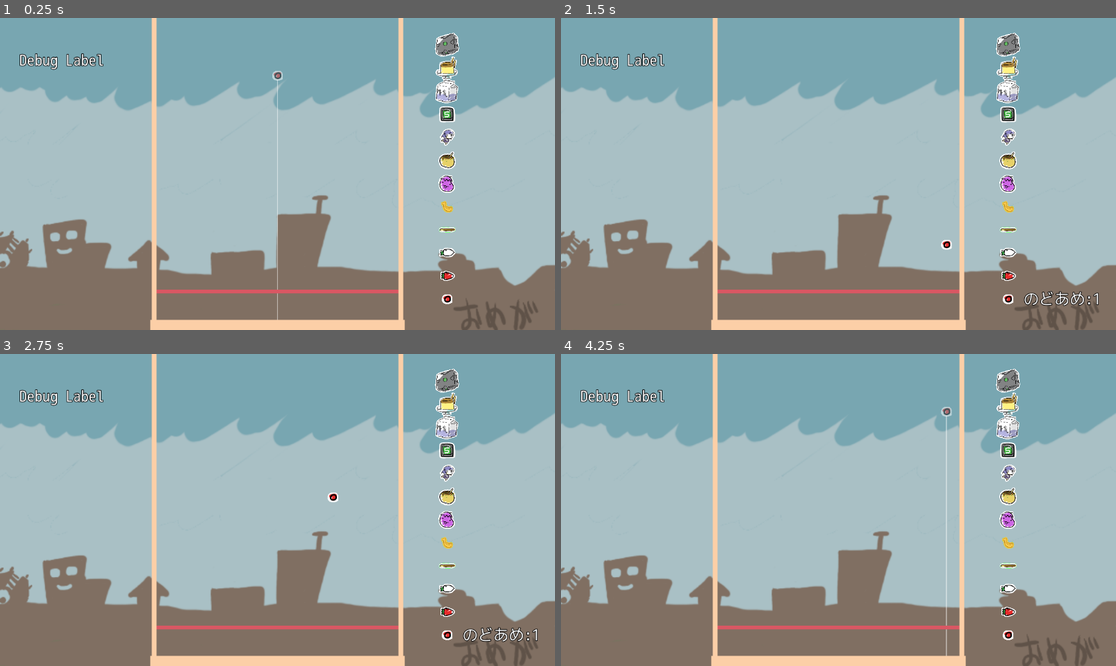
Above: before the commit, frames 1-4 (two rows, left to right).
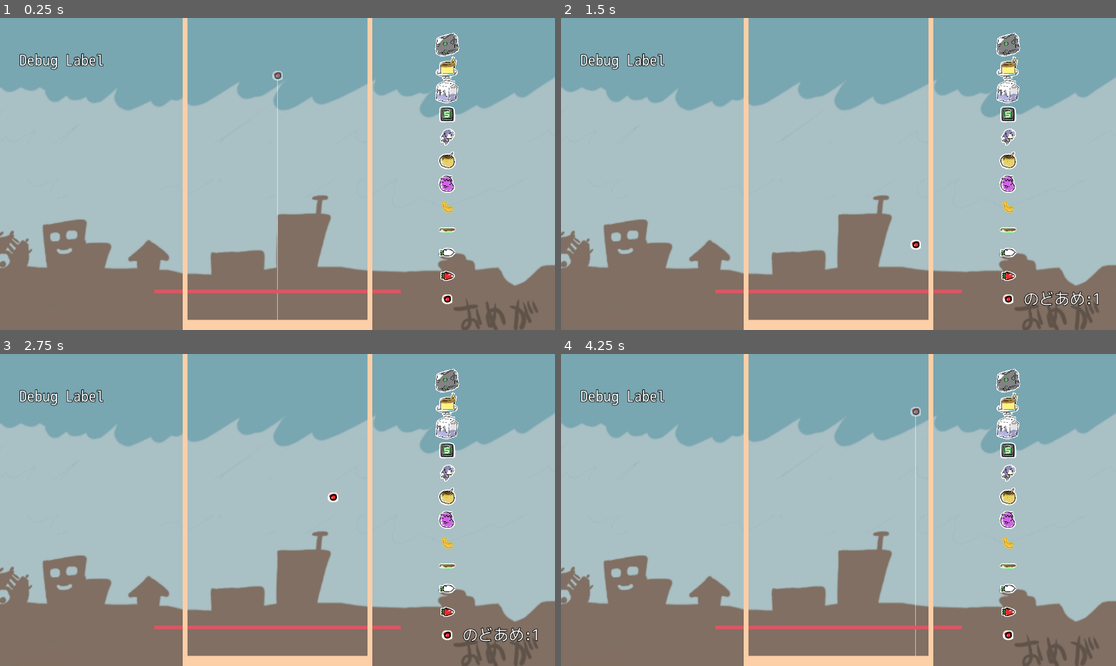
Above: after the commit, the same moments.

Repository: syun77/gd_suikagame
Game: Godot game, scene res://Main.tscn
The game is run twice, just before and just after one commit, with the same random seed, the same clock (stepped at 60 frames per second) and the same inputs.
Inputs (mouse positions are in pixels of both pictures, inside the frame that each line leads up to):
- Up to frame 1 (0.25 s): no input
- Up to frame 2 (1.5 s): tap Enter at 0.5 s; move the mouse to (960, 158) at 0.52 s; click (960, 158) at 0.6 s; move the mouse to (727, 189) at 1.27 s; click (727, 189) at 1.35 s
- Up to frame 3 (2.75 s): tap R (reset) at 2 s; move the mouse to (333, 441) at 2.02 s; click (333, 441) at 2.1 s
- Up to frame 4 (4.25 s): move the mouse to (810, 572) at 2.77 s; click (810, 572) at 2.85 s; tap R (reset) at 3.5, 4.15 s; move the mouse to (1005, 556) at 3.52 s; click (1005, 556) at 3.6 s

The runs differ from the first frame. In frame 1, 4.0% of the frame differs, in the area x 27-73%, y 0-100%; in frame 2, 4.1%; in frame 3, 4.0%; in frame 4, 4.4%.

Commit message:
フィールドのサイズを調整

Diff:
--- a/gd_suikagame/Main.tscn
+++ b/gd_suikagame/Main.tscn
@@ -42,23 +42,23 @@
 [node name="Marker" type="Node2D" parent="."]
 
 [node name="Left" type="Marker2D" parent="Marker"]
-position = Vector2(360, 128)
+position = Vector2(416, 128)
 
 [node name="Right" type="Marker2D" parent="Marker"]
-position = Vector2(800, 128)
+position = Vector2(736, 128)
 
 [node name="WallLayer" type="CanvasLayer" parent="."]
 
 [node name="Wall" parent="WallLayer" instance=ExtResource("1_oijm6")]
-position = Vector2(320, 64)
+position = Vector2(384, 64)
 scale = Vector2(0.08, 9.12)
 
 [node name="Wall3" parent="WallLayer" instance=ExtResource("1_oijm6")]
 position = Vector2(576, 640)
-scale = Vector2(4.12, 0.199999)
+scale = Vector2(3.08, 0.199999)
 
 [node name="Wall2" parent="WallLayer" instance=ExtResource("1_oijm6")]
-position = Vector2(832, 64)
+position = Vector2(768, 64)
 scale = Vector2(0.08, 9.12)
 
 [node name="FruitLayer" type="CanvasLayer" parent="."]
